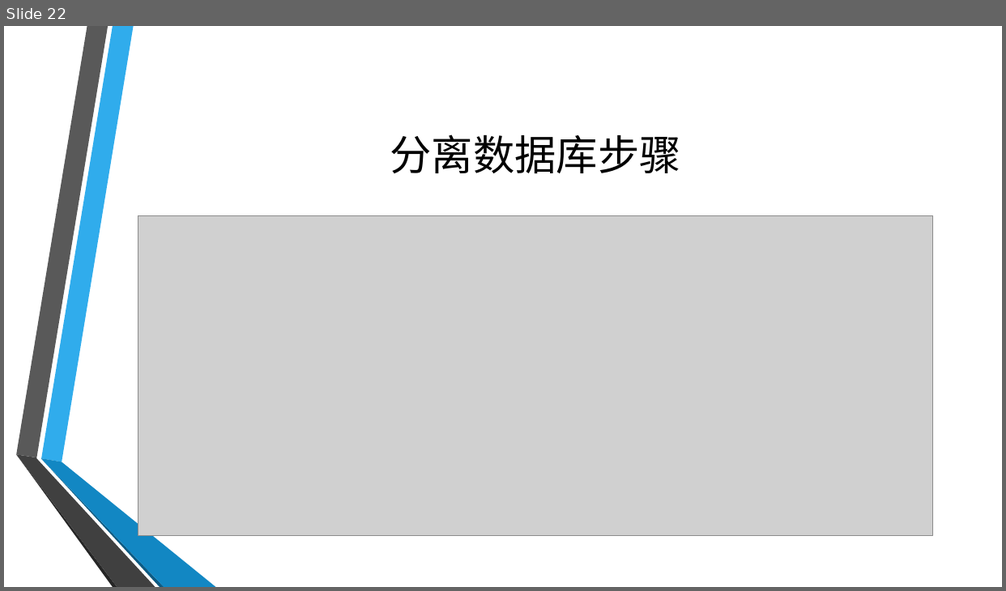
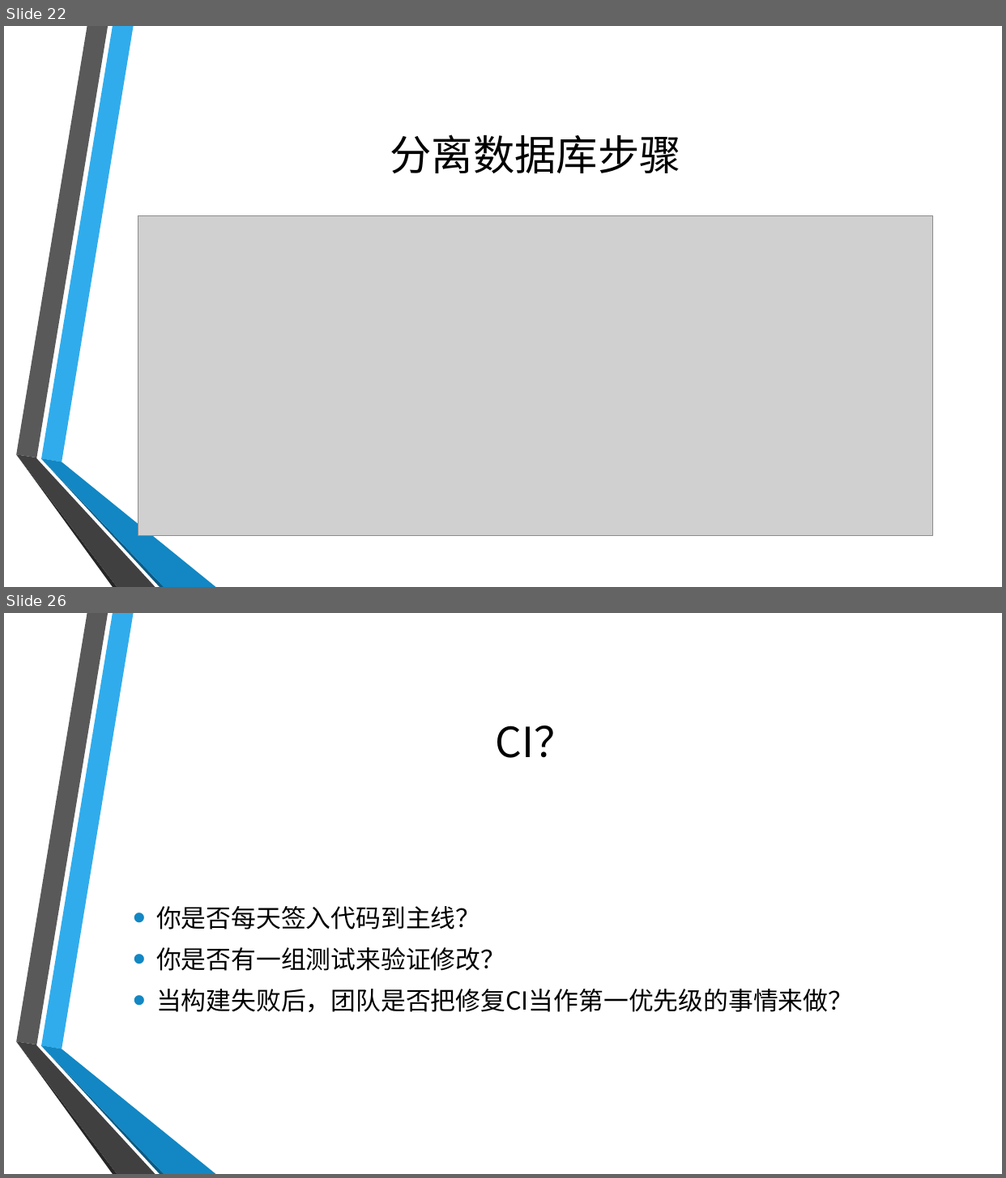
Before and after one commit to GloryXu/spring-cloud, a slide deck: Micro Service.pptx. Shown one above the other, each under a label of ours: slide 22 before the commit, slides 22 and 26 after it; the slides between them are not shown. The pictures are 1006x591 and 1006x1178 pixels, drawn with LibreOffice and Linux fonts; fonts in the diff are those of the drawing; grey boxes stand for pictures; background and template pictures are left out. Boxes give left, top, right and bottom in pixels: in the first picture for what was removed or moved away, otherwise in the second. Text is boxed around its words. In the diff, an @@ line names an element or a change of style, - is before the commit and + after.

```diff
--- a/Micro Service.pptx
+++ b/Micro Service.pptx
@@ slide 26 added at (x1=4, y1=613, x2=1002, y2=1174), background picture (left out); not listed: 6 template elements that a slide beside it also shows @@
@@ title added at (x1=496, y1=726, x2=576, y2=758), 40 pt, text #000000 @@
+CI？
@@ text added at (x1=156, y1=906, x2=853, y2=1012), 24 pt, text #000000 @@
+• 你是否每天签入代码到主线？
+• 你是否有一组测试来验证修改？
+• 当构建失败后，团队是否把修复CI当作第一优先级的事情来做？
```
Also in this commit, not shown: 1 slide changed, 3 other slides added.
